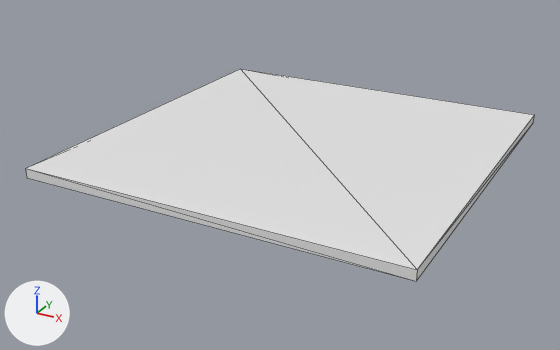
One commit to the COLLADA model Assets/Models/Stage/Ground/ground_piece.dae: the scene before it, then after it.
Before and after are seen from a 50 mm lens placed at (1.58, -8.86, 3.03), pointed at (-2.09, -2.18, -0.31). Lighting does not change. The marker at lower left points along +X, +Y and +Z. Mesh edges are drawn as thin lines. Where no turn or scale is listed for an object, it has been applied to the vertices.

In view in the first picture: 'ground_piece.Merged'.
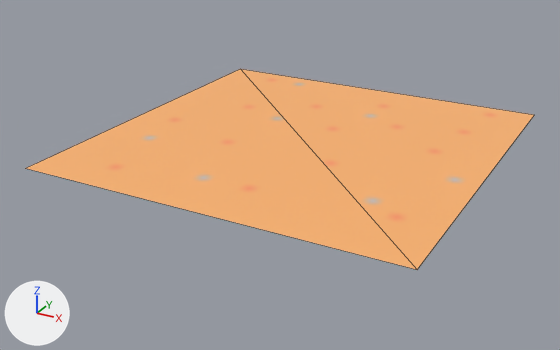
Pixel boxes [x1, y1, x2, y2] of what changed, in the pictures (560 x 350 px):
```json
{"object": "ground_piece.Merged", "change": "reshaped", "before": [25, 69, 534, 281], "after": [26, 69, 534, 270]}
{"part": 1, "of": "me_plane_tex", "change": "cut back", "before": [25, 116, 534, 281]}
{"part": 2, "of": "me_plane_tex", "change": "recoloured", "before": [26, 69, 534, 270], "after": [26, 69, 534, 270], "on screen": "white to orange"}
```

Edits to the scene script, one JSON object a line:
```json
{"op": "add", "block": "img_ground_piece_texture0_png", "code": ["img_ground_piece_texture0_png = load_image('ground_piece_texture0.png', 'ground_piece_texture0.png', 44, 42, 'sRGB')"]}
{"op": "add", "block": "mat_lambert0_003", "code": ["mat_lambert0_003 = principled_material('lambert0.003')", "mat_lambert0_003.texture = img_ground_piece_texture0_png"]}
{"block": "me_plane_tex", "where": "# used by ob_ground_piece_merged; location = (-1.95, -1.95, 0.0)"}
{"block": "me_plane_tex", "where": "# verts and faces of me_plane_tex; kept vertices keep their numbers, new ones are numbered from 8"}
{"block": "me_plane_tex", "where": "# before: 0 (-2.0, -2.0, 0.05) at pixel (25, 168), 1 (-2.0, 2.0, -0.05), 2 (-2.0, -2.0, -0.05) at pixel (26, 177), 3 (-2.0, 2.0, 0.05) at pixel (240, 68), 4 (2.0, -2.0, 0.05) at pixel (417, 269)"}
{"block": "me_plane_tex", "where": "# before: 5 (2.0, 2.0, -0.05) at pixel (533, 122), 6 (2.0, -2.0, -0.05) at pixel (416, 281), 7 (2.0, 2.0, 0.05) at pixel (534, 114)"}
{"op": "remove", "block": "me_plane_tex", "code": "me_plane_tex.from_pydata(...)  # 8 vertices, 12 faces; spans x -2.0..2.0, y -2.0..2.0, z -0.05..0.05"}
{"op": "add", "block": "me_plane_tex", "code": "me_plane_tex.from_pydata(...)  # 4 vertices, 2 faces; spans x -2.0..2.0, y -2.0..2.0, z 0.05"}
{"block": "me_plane_tex", "change": "me_plane_tex part 1"}
{"op": "add", "block": "me_plane_tex", "code": "delete_vertices([1, 2, 5, 6])  # with the faces that use them"}
{"op": "add", "block": "me_plane_tex", "code": "delete_faces([(0, 4, 3), (3, 4, 7)])"}
{"op": "add", "block": "me_plane_tex", "code": "faces += [(0, 3, 4), (3, 7, 4)]"}
{"block": "me_plane_tex", "change": "me_plane_tex part 2: 2 faces spanning x -2.0..2.0, y -2.0..2.0, z 0.05 switch from no material to mat_lambert0_003 (picture img_ground_piece_texture0_png)"}
```
